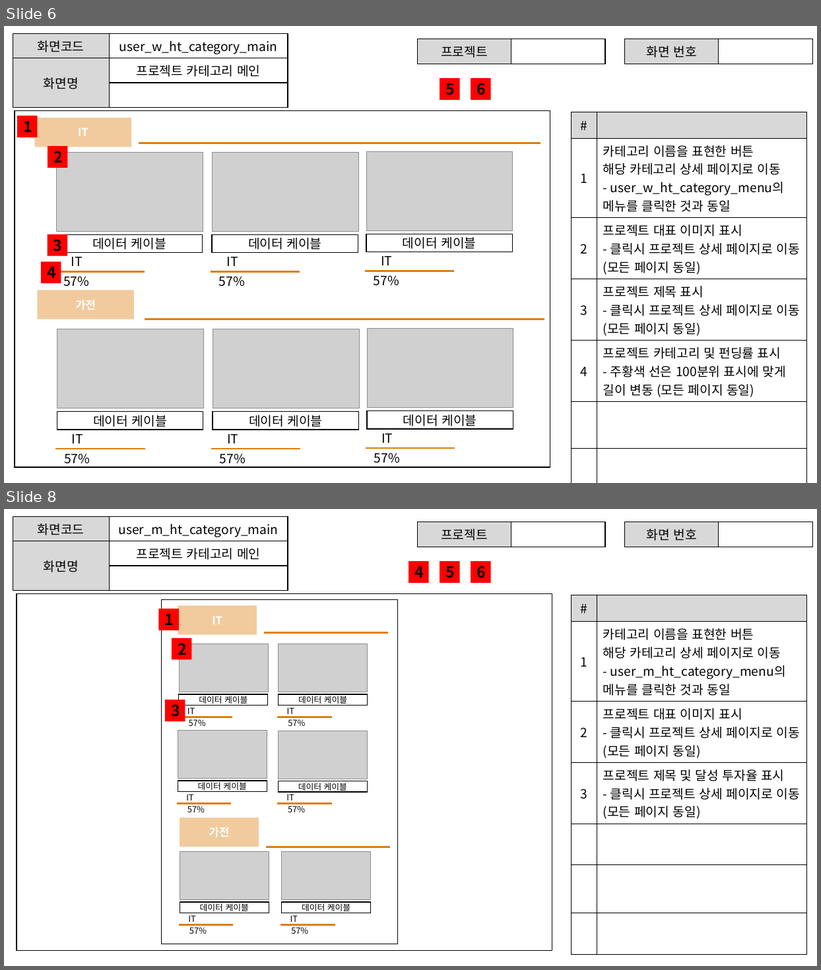
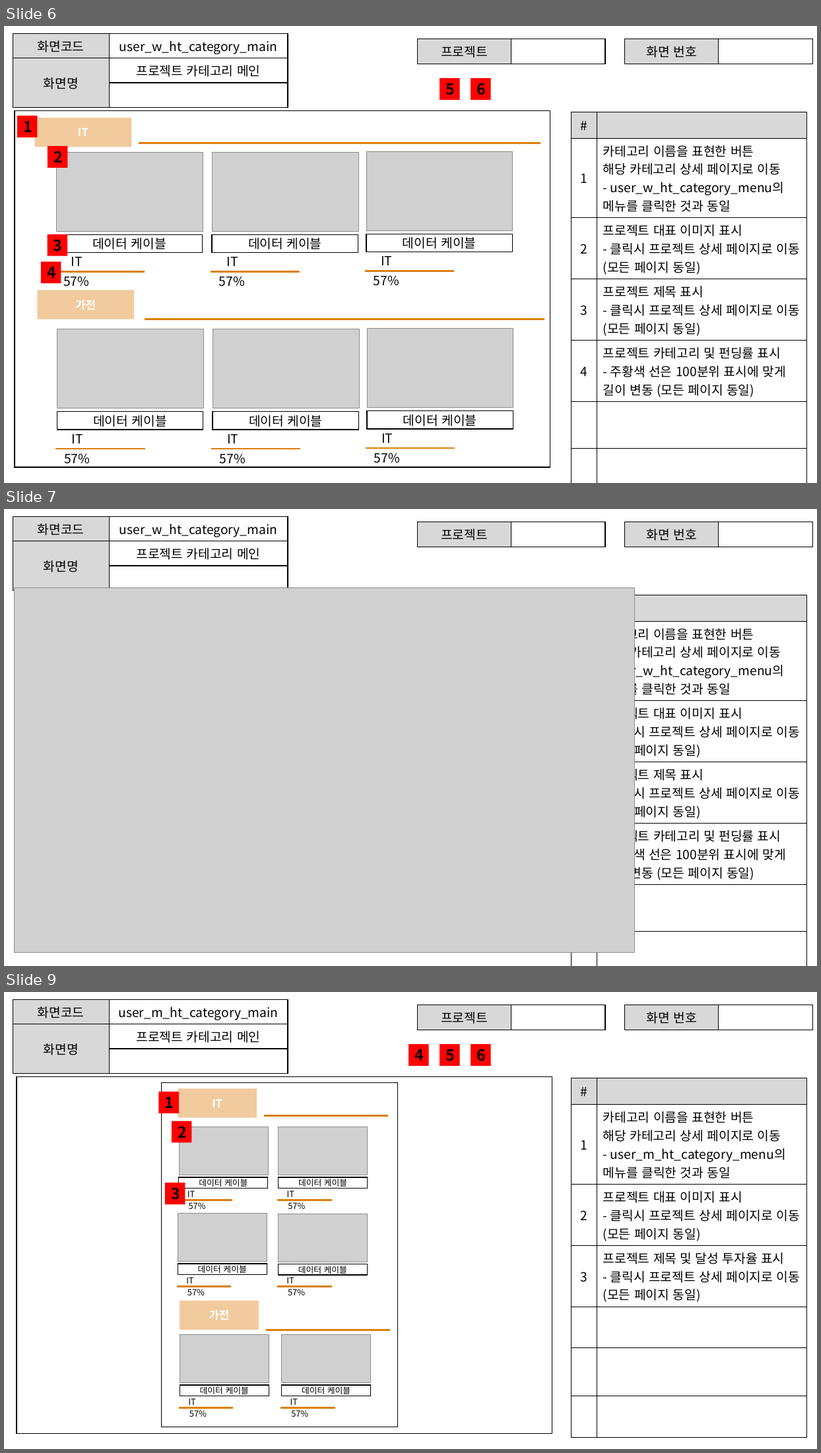
Before and after one commit to ezenteam2/EzenCrowdFunding, a slide deck: project03 화면설계서/project03 - 화면 설계서 - 현태.pptx. Shown one above the other, each under a label of ours: slides 6 and 8 before the commit, slides 6, 7 and 9 after it; the slides between them are not shown. The pictures are 821x970 and 821x1453 pixels, drawn with LibreOffice and Linux fonts; fonts in the diff are those of the drawing; grey boxes stand for pictures. Boxes give left, top, right and bottom in pixels: in the first picture for what was removed or moved away, otherwise in the second. Text is boxed around its words. In the diff, an @@ line names an element or a change of style, - is before the commit and + after.

```diff
--- a/project03 화면설계서/project03 - 화면 설계서 - 현태.pptx
+++ b/project03 화면설계서/project03 - 화면 설계서 - 현태.pptx
@@ slide 7 added at (4, 509, 817, 966), background #FFFFFF @@
@@ table added at (13, 517, 288, 581), 3 rows, 2 columns @@
+화면코드 | user_w_ht_category_main
+화면명 | 프로젝트 카테고리 메인
+ | 
@@ table added at (418, 522, 605, 544), 1 rows, 2 columns @@
+프로젝트 | 
@@ table added at (625, 522, 813, 544), 1 rows, 2 columns @@
+화면 번호 | 
@@ picture added at (15, 588, 635, 953) @@
@@ rectangle added at (15, 593, 550, 951), outline #000000 1 pt @@
@@ table added at (572, 595, 807, 950), 7 rows, 2 columns @@
+# | 
+1 | 카테고리 이름을 표현한 버튼 / 해당 카테고리 상세 페이지로 이동 / - user_w_ht_category_menu의 메뉴를 클릭한 것과 동일
+2 | 프로젝트 대표 이미지 표시 / - 클릭시 프로젝트 상세 페이지로 이동 (모든 페이지 동일)
+3 | 프로젝트 제목 표시 / - 클릭시 프로젝트 상세 페이지로 이동 (모든 페이지 동일)
+4 | 프로젝트 카테고리 및 펀딩률 표시 / - 주황색 선은 100분위 표시에 맞게 길이 변동 (모든 페이지 동일)
+ | 
+ | 
@@ what was slide 8 is now slide 9 @@
```
Also in this commit, not shown: 1 slide changed, 14 other slides added, 8 slides removed, 34 other files.
